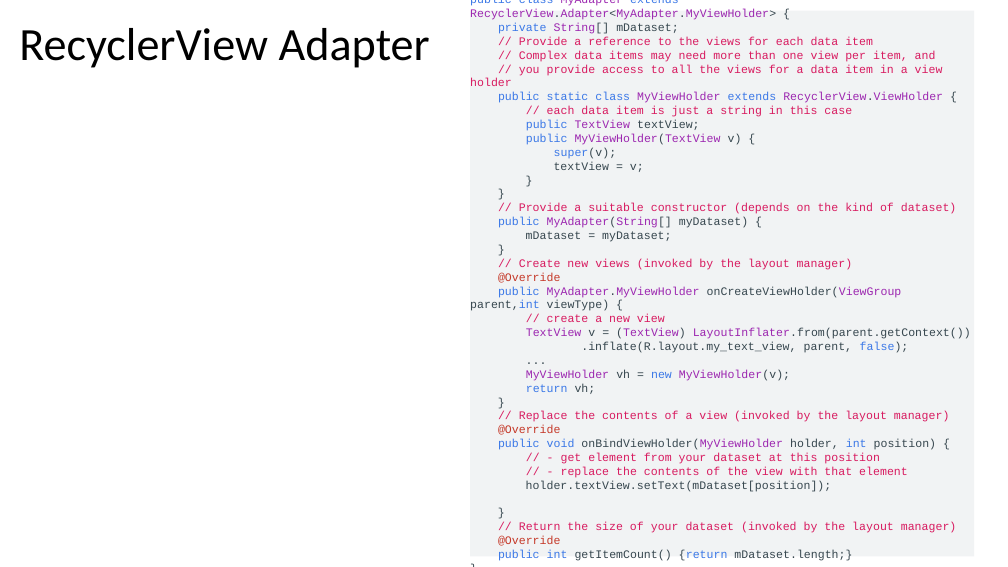
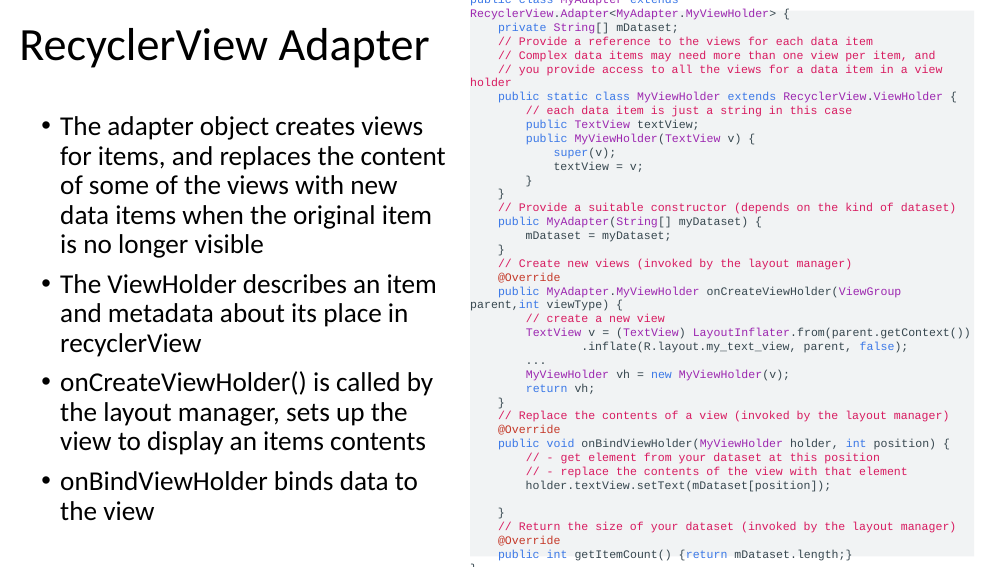
Before and after one commit to russellu/cs230, a slide deck: slide 5 of Lecture_05.pptx (slide 6 before the commit). Drawn at 1008x567 pixels with LibreOffice and Linux fonts; fonts in the diff are those of the drawing. Boxes give left, top, right and bottom in pixels: in the first picture for what was removed or moved away, otherwise in the second. Text is boxed around its words. In the diff, an @@ line names an element or a change of style, - is before the commit and + after.

```diff
--- a/Lecture_05.pptx
+++ b/Lecture_05.pptx
@@ text added at <box>60,116,446,521</box>, 25.9 pt, text #000000 @@
+• The adapter object creates views for items, and replaces the content of some of the views with new data items when the original item is no longer visible
+• The ViewHolder describes an item and metadata about its place in recyclerView
+• onCreateViewHolder() is called by the layout manager, sets up the view to display an items contents
+• onBindViewHolder binds data to the view
```
Also in this commit, not shown: 3 other slides changed, 4 slides added, 1 slide removed, 4 other files.
